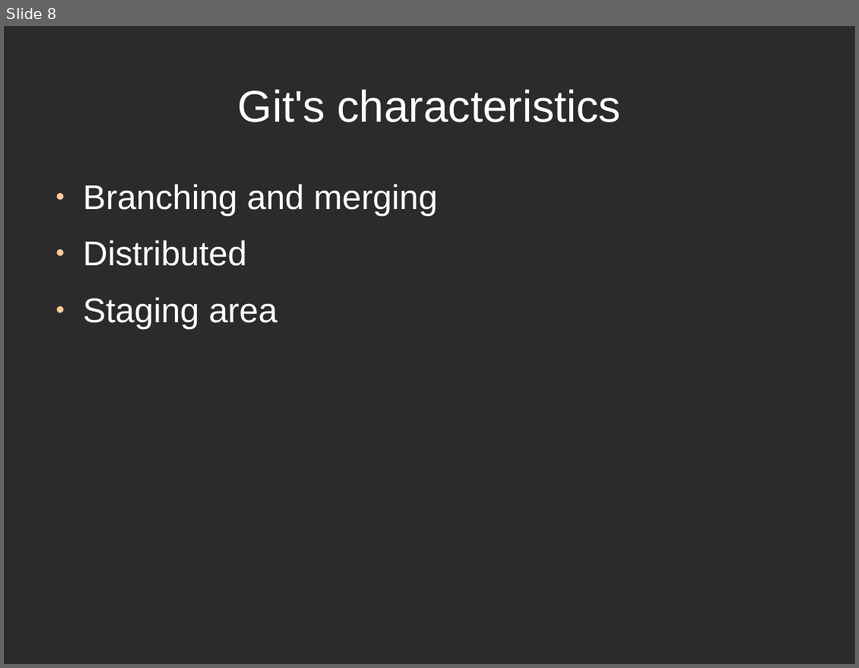
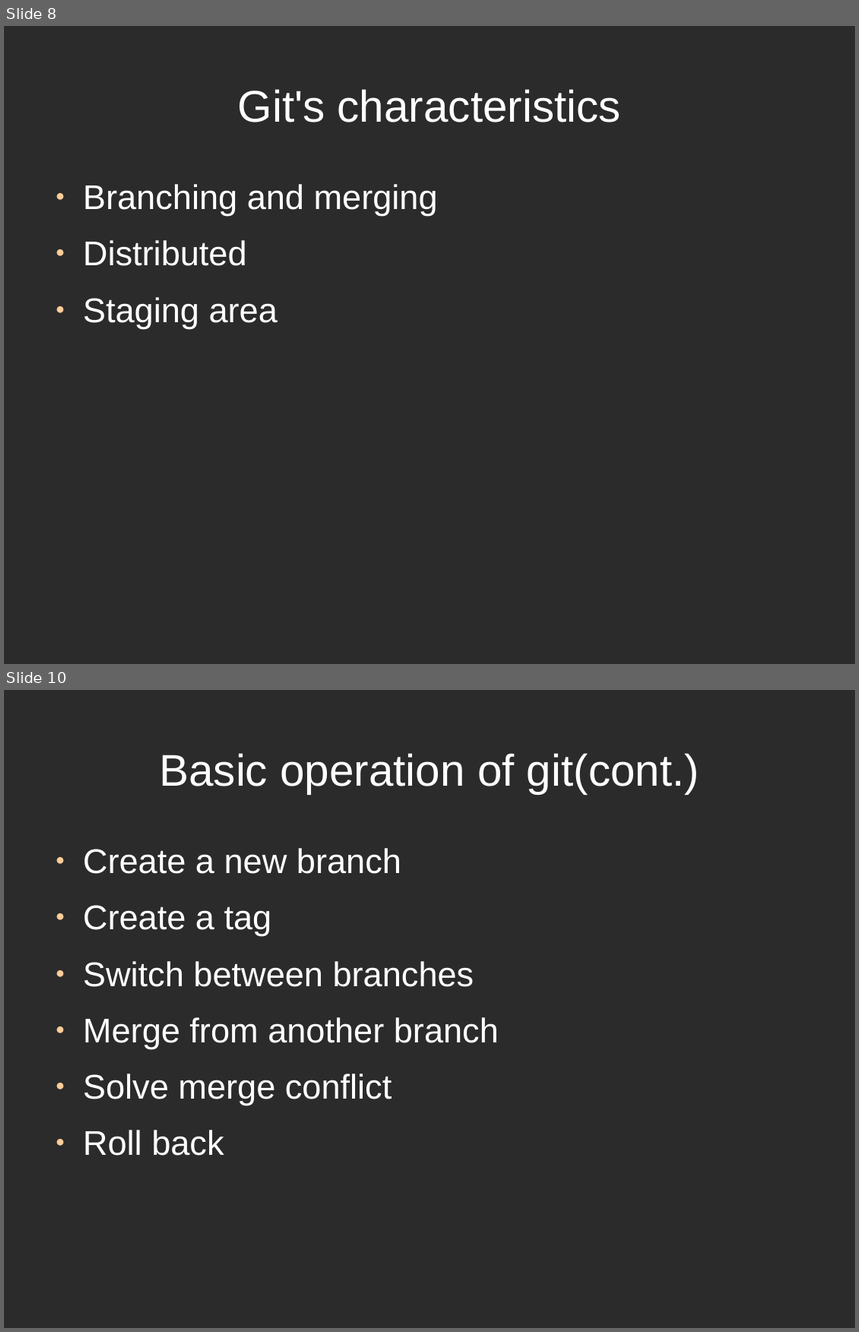
Before and after one commit to asilyihong/SampleLibrary, a slide deck: data/RevisionControl.odp. Shown one above the other, each under a label of ours: slide 8 before the commit, slides 8 and 10 after it; the slides between them are not shown. The pictures are 859x668 and 859x1332 pixels, drawn with LibreOffice and Linux fonts; fonts in the diff are those of the drawing; background and template pictures are left out; a plain dark background stands for a picture behind light text. Boxes give left, top, right and bottom in pixels: in the first picture for what was removed or moved away, otherwise in the second. Text is boxed around its words. In the diff, an @@ line names an element or a change of style, - is before the commit and + after.

```diff
--- a/data/RevisionControl.odp
+++ b/data/RevisionControl.odp
@@ slide 10 added at (4,690,855,1328), background picture (left out) @@
@@ title added at (159,753,699,794), 41.4 pt, text #FFFFFF @@
+Basic operation of git(cont.)
@@ text added at (83,848,499,1156), 32 pt, text #FFFFFF @@
+● Create a new branch
+● Create a tag
+● Switch between branches
+● Merge from another branch
+● Solve merge conflict
+● Roll back
```
Also in this commit, not shown: 1 slide changed, 1 other slide added, 1 slide removed.
